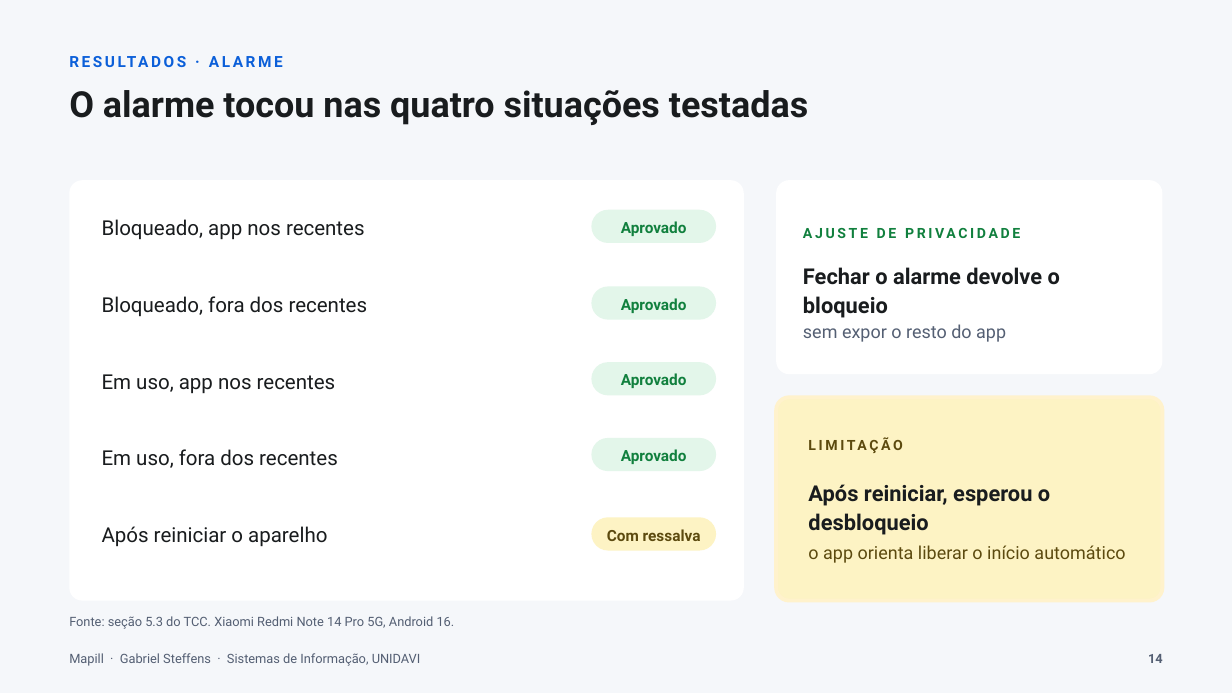
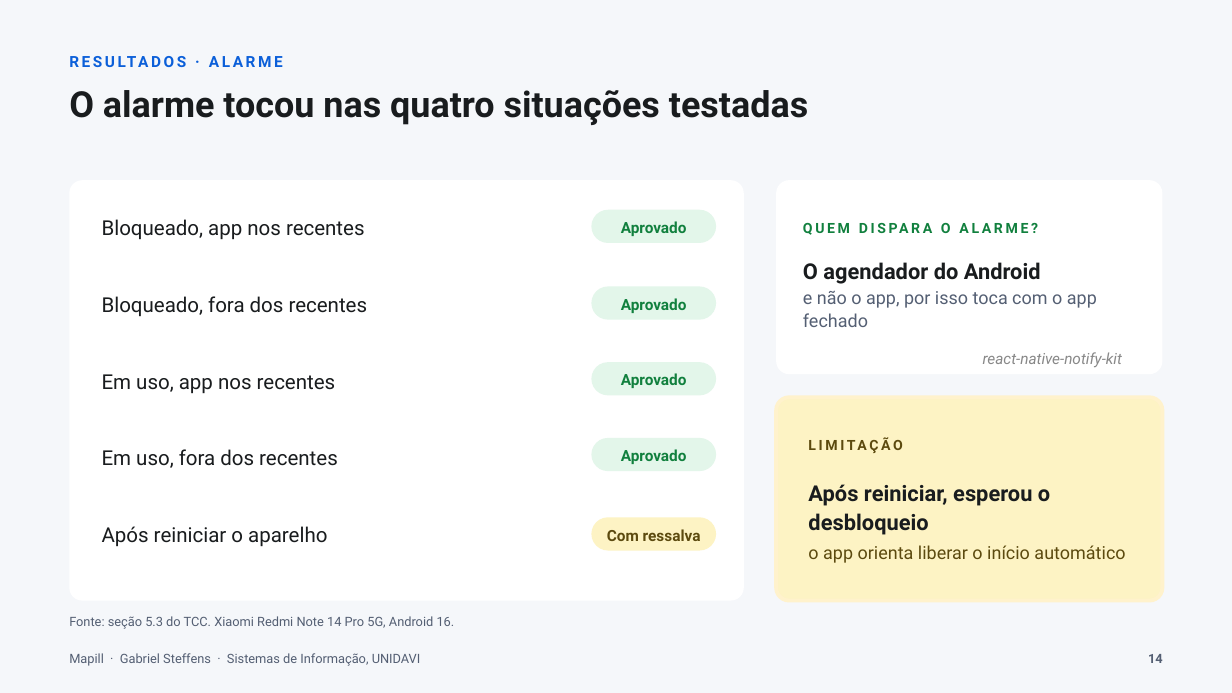
Before and after one commit to gabste8831/Mapill-Health-App, a slide deck: slide 14 of docs/tcc/apresentacao-mapill.pptx. Drawn at 1232x693 pixels with LibreOffice and Linux fonts; fonts in the diff are those of the drawing. Boxes give left, top, right and bottom in pixels: in the first picture for what was removed or moved away, otherwise in the second. Text is boxed around its words. In the diff, an @@ line names an element or a change of style, - is before the commit and + after.

Commit message:
docs(tcc): slides ajustados pelo Gabriel, requisitos, alarme e logo da UNIDAVI

```diff
--- a/docs/tcc/apresentacao-mapill.pptx
+++ b/docs/tcc/apresentacao-mapill.pptx
@@ text at (803, 223, 1097, 327): text changed; size 17 to 14 pt; text colour #191C1E to #545F73 @@
-AJUSTE DE PRIVACIDADE
-Fechar o alarme devolve o bloqueio
-sem expor o resto do app
+QUEM DISPARA O ALARME?
+O agendador do Android
+e não o app, por isso toca com o app fechado
@@ text added at (983, 352, 1122, 367), 12 pt, text #888888, italic @@
+react-native-notify-kit
```
Also in this commit, not shown: 8 other slides changed.
